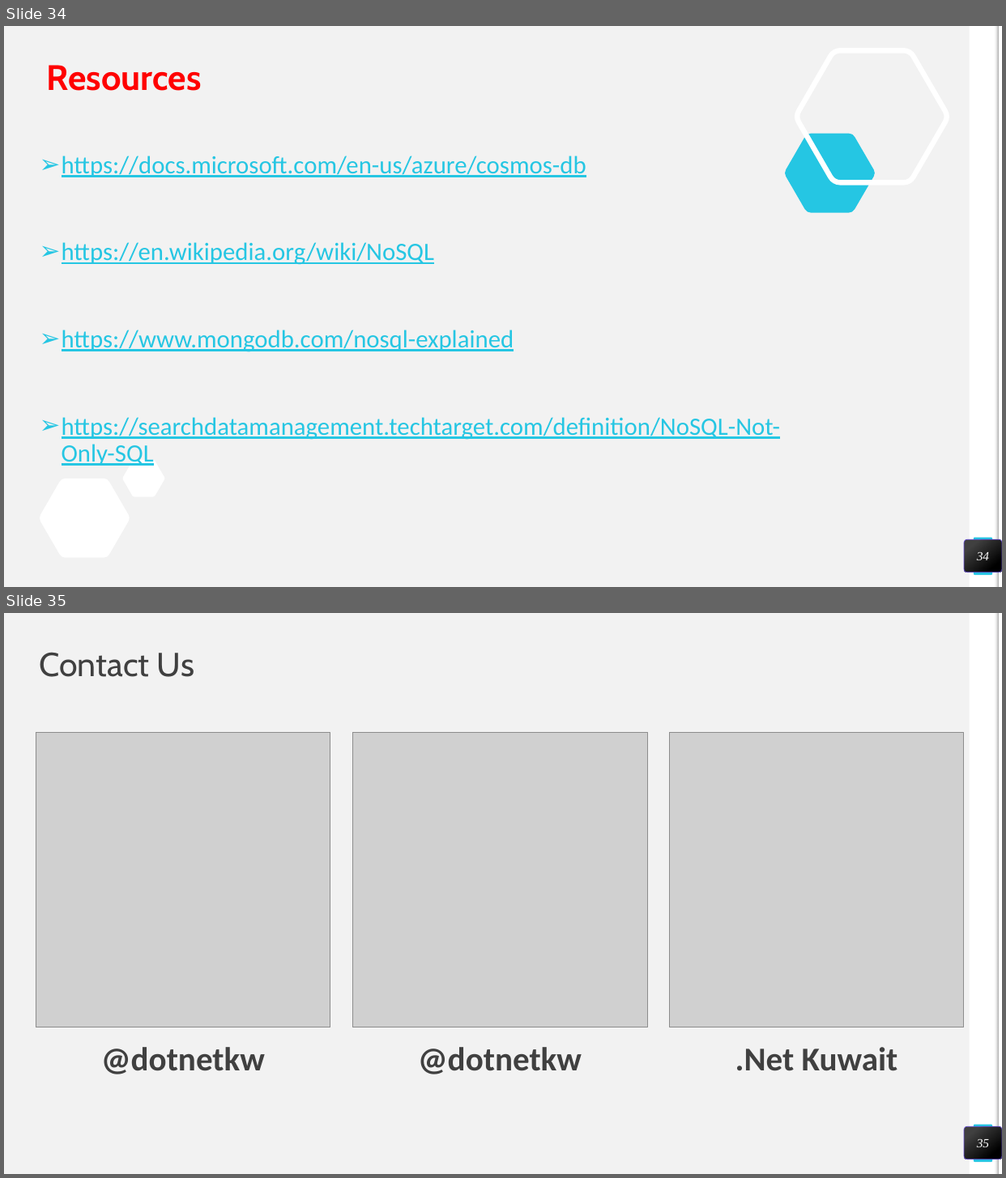
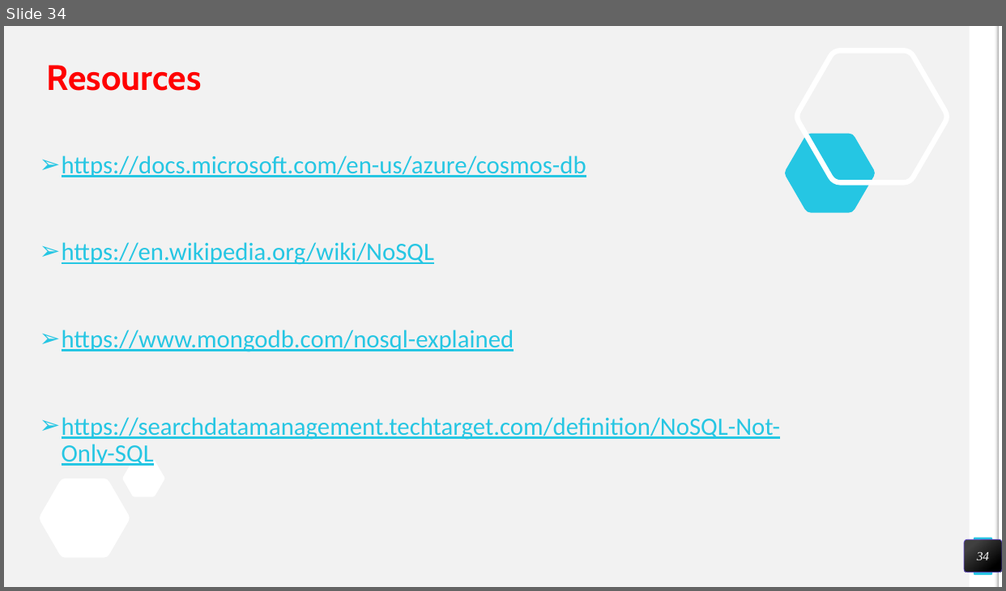
Before and after one commit to miroprocessor/azure-kuwait, a slide deck: 4- Intro to Azure Cosmos DB/Presentation/Intro to Azure Cosmos DB.pptx. Shown one above the other, each under a label of ours: slides 34 and 35 before the commit, slide 34 after it. The pictures are 1006x1178 and 1006x591 pixels, drawn with LibreOffice and Linux fonts; fonts in the diff are those of the drawing; grey boxes stand for pictures. Boxes give left, top, right and bottom in pixels: in the first picture for what was removed or moved away, otherwise in the second. Text is boxed around its words. In the diff, an @@ line names an element or a change of style, - is before the commit and + after.

```diff
--- a/4- Intro to Azure Cosmos DB/Presentation/Intro to Azure Cosmos DB.pptx
+++ b/4- Intro to Azure Cosmos DB/Presentation/Intro to Azure Cosmos DB.pptx
@@ slide 35 removed at bbox=[4, 613, 1002, 1174], background #F2F2F2; not listed: 4 template elements that a slide beside it also shows @@
@@ title removed at bbox=[40, 652, 194, 677] @@
-Contact Us
@@ picture removed at bbox=[36, 733, 330, 1028] @@
@@ picture removed at bbox=[353, 733, 648, 1028] @@
@@ picture removed at bbox=[670, 733, 965, 1028] @@
@@ text removed at bbox=[101, 1047, 265, 1075] @@
-@dotnetkw
@@ text removed at bbox=[418, 1047, 582, 1075] @@
-@dotnetkw
@@ text removed at bbox=[735, 1047, 898, 1071] @@
-.Net Kuwait
@@ page number removed at bbox=[965, 1127, 1002, 1160] @@
-35
```
Also in this commit, not shown: 1 slide changed, 2 slides added, 1 other slide removed, 4 other files.
